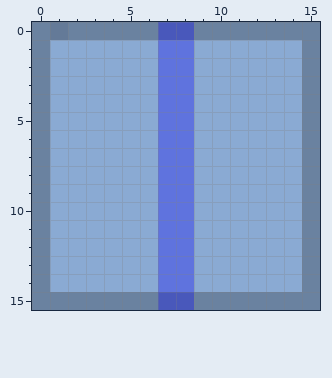
Two versions of one pixel-art sprite, Assets/Sprites/Diode Wall.png. The first picture shows the starting point.
The file is 16x16 pixels. Colours within 5 levels of each other are drawn and written as one.
The result:
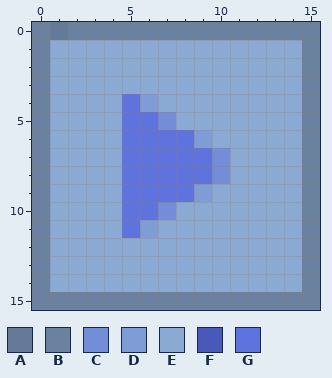
Palette (. is transparent): A #647a98  B #6a82a0  C #738dd9  D #7f9cd6  E #8aaad3  F #4958bb  G #5f73de
Log entry: Updated Diode Wall, Applied SpaghettiForce on Prefab
Edits made:
Colour F gives way to colour B in row 0 at x 7 to 8; in row 15 at x 7 to 8.
Colour E gives way to colour C in rows 7 to 8 at x 10.
Colour G gives way to colour C in row 5 at x 7; in row 10 at x 7.
Colour E gives way to colour D in row 4 at x 6; in row 6 at x 9; in row 9 at x 9; in row 11 at x 6.
Colour G gives way to colour E in rows 1 to 4 at x 7 to 8; in row 5 at x 8; in row 10 at x 8; in rows 11 to 14 at x 7 to 8.
Colour E gives way to colour G in row 4 at x 5; in rows 5 to 6 at x 5 to 6; in rows 7 to 8 at x 5 to 6 and 9; in rows 9 to 10 at x 5 to 6; in row 11 at x 5.
Where, in picture pixels (left, top, right, bottom), the same in both pictures:
changed: (122, 22, 230, 310)
